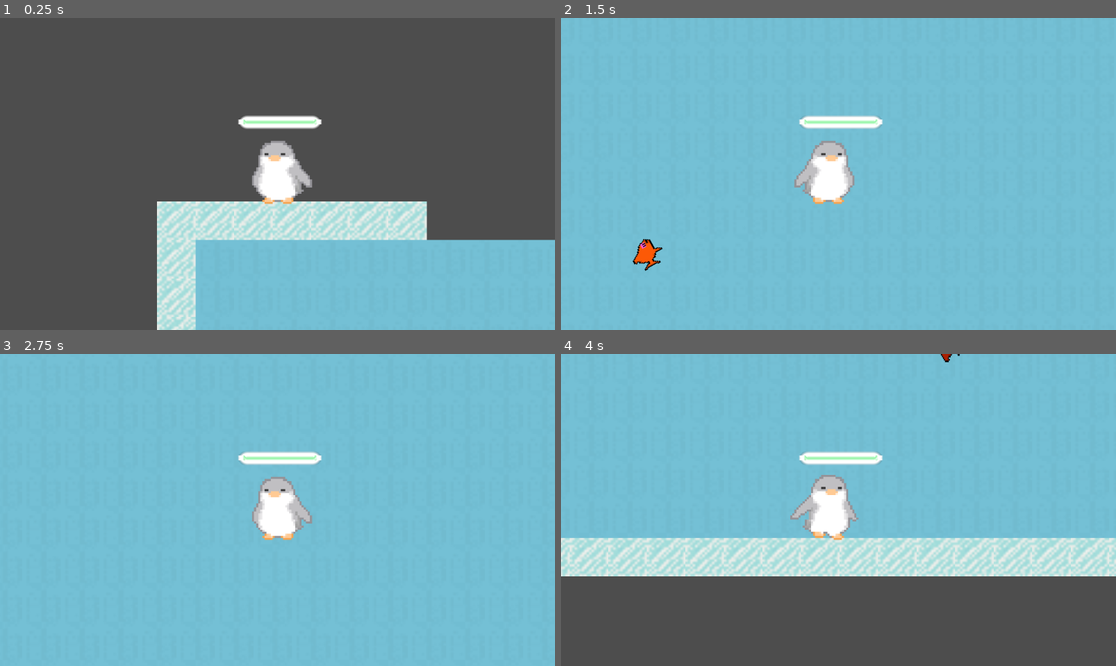
Above: before the commit, frames 1-4 (two rows, left to right).
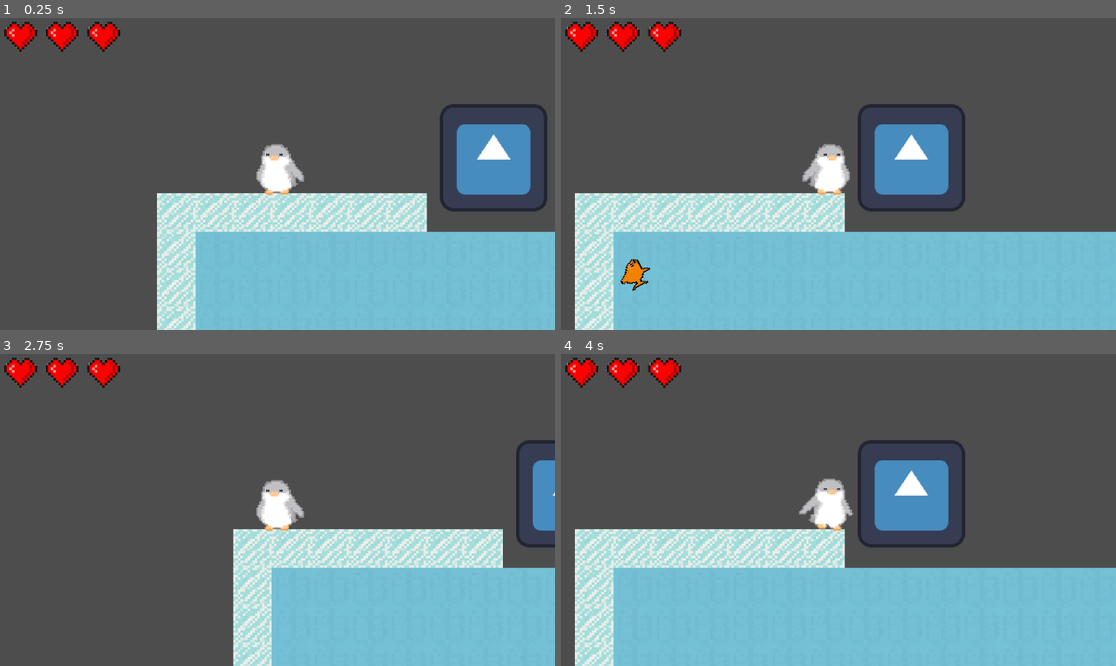
Above: after the commit, the same moments.

Repository: Jesuscanwalk/Under-da-sea
Game: Godot game, scene res://test.tscn
The game is run twice, just before and just after one commit, with the same random seed, the same clock (stepped at 60 frames per second) and the same inputs. After the commit the project has no main scene; this scene is started directly in both runs. The engine's default icon, where the game draws it, is replaced by a stand-in: a white triangle on a blue panel in a dark square.
Inputs:
- Up to frame 1 (0.25 s): no input
- Up to frame 2 (1.5 s): tap Enter at 0.5 s; hold D (right) from 0.53 s (still down); tap Space (jump, bound only after the commit) at 0.6, 0.77, 1.07, 1.35 s
- Up to frame 3 (2.75 s): tap Space (jump, bound only after the commit) at 1.52, 1.82, 2.1 s; release D (right) at 2.03 s; hold A (left) from 2.03 s (still down)
- Up to frame 4 (4 s): release A (left) at 2.78 s; hold D (right) from 2.78 s (still down); tap Space (jump, bound only after the commit) at 2.85, 3.02, 3.32, 3.6, 3.77 s

The runs differ from the first frame. In frame 1, 13% of the frame differs, in the area x 0-100%, y 1-100%; in frame 2, 71%; in frame 3, 83%; in frame 4, 97%, in the area x 0-100%, y 0-100%.

Commit message:
Reapply "Merge branch 'main' into forcing-fish-inside-the-area"
This reverts commit ee9a63ac77b17ae5bcd333a1e68669e27a46b999.

Diff:
--- /dev/null
+++ b/under-da-sea/bars/HeartGUI.tscn
@@ -0,0 +1,20 @@
+[gd_scene load_steps=3 format=3 uid="uid://lyhl4vbwu6xy"]
+
+[ext_resource type="Script" path="res://bars/heart_gui.gd" id="1_8mitw"]
+[ext_resource type="Texture2D" uid="uid://sbsxey8j7jg5" path="res://hearts.png" id="2_ivb7y"]
+
+[node name="HeartGUI" type="Panel"]
+self_modulate = Color(1, 1, 1, 0)
+custom_minimum_size = Vector2(16, 13)
+offset_right = 85.0
+offset_bottom = 77.0
+pivot_offset = Vector2(9, 16)
+script = ExtResource("1_8mitw")
+
+[node name="Sprite2D" type="Sprite2D" parent="."]
+position = Vector2(14.0625, 8.0625)
+scale = Vector2(1.19531, 1.19531)
+texture = ExtResource("2_ivb7y")
+centered = false
+offset = Vector2(-8, -8)
+hframes = 2
--- /dev/null
+++ b/under-da-sea/bars/heart_gui.gd
@@ -0,0 +1,7 @@
+extends Panel
+
+@onready var sprite = $Sprite2D
+
+func update(whole: bool):
+	if whole: sprite.frame = 0
+	else: sprite.frame = 1
--- /dev/null
+++ b/under-da-sea/bars/hearts_container.gd
@@ -0,0 +1,15 @@
+extends HBoxContainer
+
+@onready var HeartGUIClass = preload("res://bars/HeartGUI.tscn")
+
+func setMaxHearts(max: int):
+	for i in range(max):
+		var heart = HeartGUIClass.instantiate()
+		add_child(heart)
+
+func updateHearts(current_health: int):
+	var hearts = get_children()
+	for i in range(current_health):
+		hearts[i].update(true)
+	for i in range(current_health, hearts.size()):
+		hearts[i].update(false)
--- /dev/null
+++ b/under-da-sea/bars/hearts_container.tscn
@@ -0,0 +1,7 @@
+[gd_scene load_steps=2 format=3 uid="uid://c8fnv6um65h85"]
+
+[ext_resource type="Script" path="res://bars/hearts_container.gd" id="1_2tgod"]
+
+[node name="HeartsContainer" type="HBoxContainer"]
+theme_override_constants/separation = 70
+script = ExtResource("1_2tgod")
--- a/under-da-sea/mob/mob.gd
+++ b/under-da-sea/mob/mob.gd
@@ -22,7 +22,7 @@
 	)
 	hitbox.body_entered.connect(func (body: Node) -> void:
 		if body is Player:
-			body.health -= damage
+			body.current_health -= damage
 			damage_timer.start()
 			)
 	hitbox.body_exited.connect(func (body: Node) -> void:
@@ -30,7 +30,7 @@
 			damage_timer.stop()
 			)
 	damage_timer.timeout.connect(func () -> void:
-		_player.health -= damage
+		_player.current_health -= damage
 		)
 
 func _physics_process(delta: float) -> void:
--- a/under-da-sea/mob/mob.tscn
+++ b/under-da-sea/mob/mob.tscn
@@ -4,23 +4,27 @@
 [ext_resource type="Script" path="res://mob/mob.gd" id="1_lqw1b"]
 
 [sub_resource type="RectangleShape2D" id="RectangleShape2D_ykmop"]
-size = Vector2(127, 125)
+size = Vector2(43, 41.5)
 
 [sub_resource type="CircleShape2D" id="CircleShape2D_fatr0"]
-radius = 226.797
+radius = 75.2396
 
 [sub_resource type="RectangleShape2D" id="RectangleShape2D_eagxg"]
-size = Vector2(140, 132)
+size = Vector2(42.5, 40)
 
 [node name="Mob" type="CharacterBody2D"]
+collision_layer = 4
+collision_mask = 4
 motion_mode = 1
 script = ExtResource("1_lqw1b")
 
 [node name="Sprite2D" type="Sprite2D" parent="."]
+position = Vector2(-6.25, -21.75)
+scale = Vector2(0.347656, 0.347656)
 texture = ExtResource("1_0glb4")
 
 [node name="CollisionShape2D2" type="CollisionShape2D" parent="."]
-position = Vector2(0.5, -0.5)
+position = Vector2(-7, -25)
 shape = SubResource("RectangleShape2D_ykmop")
 debug_color = Color(0.73755, 0.40624, 0.61582, 0.42)
 
@@ -28,12 +32,13 @@
 unique_name_in_owner = true
 
 [node name="CollisionShape2D" type="CollisionShape2D" parent="DetectionArea"]
+position = Vector2(-4, -22)
 shape = SubResource("CircleShape2D_fatr0")
 
 [node name="Hitbox" type="Area2D" parent="."]
 
 [node name="CollisionShape2D" type="CollisionShape2D" parent="Hitbox"]
-position = Vector2(-2, 0)
+position = Vector2(-5, -25)
 shape = SubResource("RectangleShape2D_eagxg")
 debug_color = Color(0.808213, 0.33409, 0.630594, 0.42)
 
--- a/under-da-sea/player/player.gd
+++ b/under-da-sea/player/player.gd
@@ -1,23 +1,38 @@
 class_name Player extends CharacterBody2D
 
-@onready var health_bar: ProgressBar = $Control/HealthBar
+signal health_changed
+
 @onready var collision_shape_2d: CollisionShape2D = $CollisionShape2D
-@export var max_health := 5
 @onready var animated_sprite: AnimatedSprite2D = $AnimationPlayer
 
-const SPEED = 130.0
-const JUMP_VELOCITY = -300.0
+@export var SPEED : float = 130.0
+@export var JUMP_VELOCITY : float = -250
+@export var SWIM_GRAVITY : float = 0.25
+@export var SWIM_VELOCITY : float = 80
+@export var SWIM_JUMP : float = -200
 
-var health := max_health: set = set_health
+@export var max_health = 3
+@onready var current_health: int = max_health
+
 var gravity = ProjectSettings.get_setting("physics/2d/default_gravity")
+var is_in_water : bool = false
 
 func _ready() -> void:
-	health_bar.max_value = max_health
-	health_bar.value = health
+	pass
 
 func _physics_process(delta):
 	if not is_on_floor():
-		velocity.y += gravity * delta
+		if(!is_in_water):
+			velocity.y += gravity * delta
+			animated_sprite.play("jump")
+		else:
+			velocity.y = clampf(velocity.y + (gravity * delta * SWIM_GRAVITY), -10000, SWIM_VELOCITY)
+			animated_sprite.play("swim")
+	if Input.is_action_just_pressed("up"):
+		if is_on_floor():
+			velocity.y = JUMP_VELOCITY
+		if is_in_water == true:
+			velocity.y += SWIM_JUMP
 	var direction = Input.get_axis("left", "right")
 	if direction > 0:
 		animated_sprite.flip_h = true
@@ -33,15 +48,25 @@
 	else:
 		velocity.x = move_toward(velocity.x, 0, SPEED)
 	move_and_slide()
-
-func set_health(new_health: int) -> void:
-	var previous_health := health
-	health = clampi(new_health, 0, max_health)
-	health_bar.value = health
-	if health == 0:
-		die()
+	handle_collision()
 
 func die() -> void:
 	queue_free()
 	collision_shape_2d.set_deferred("disabled", true)
 	get_tree().change_scene_to_file("res://menus/end.tscn")
+
+func handle_collision():
+	for i in get_slide_collision_count():
+		var collision = get_slide_collision(i)
+		var collider = collision.get_collider()
+
+func _on_water_detection_water_state_changed(is_in_water):
+	self.is_in_water = is_in_water
+	print(is_in_water)
+
+func _on_hurt_box_area_entered(area: Area2D) -> void:
+	if area.name == "HitBox":
+		current_health -= 1
+	if current_health == 0:
+			die()
+	health_changed.emit(current_health)
--- a/under-da-sea/player/player.tscn
+++ b/under-da-sea/player/player.tscn
@@ -1,33 +1,72 @@
-[gd_scene load_steps=11 format=3 uid="uid://cx3yaof1y7gcr"]
+[gd_scene load_steps=19 format=3 uid="uid://cx3yaof1y7gcr"]
 
 [ext_resource type="Script" path="res://player/player.gd" id="1_qf20f"]
-[ext_resource type="Texture2D" uid="uid://b7jcsu20axnbj" path="res://player/side-Sheet.png" id="2_d0c36"]
+[ext_resource type="Texture2D" uid="uid://3u4vxkk1jq2c" path="res://player/sprite2-Sheet.png" id="2_wsiwp"]
+[ext_resource type="PackedScene" uid="uid://chey3nfyptsk6" path="res://water/water_detection.tscn" id="3_101xf"]
 
-[sub_resource type="AtlasTexture" id="AtlasTexture_xb4lp"]
-atlas = ExtResource("2_d0c36")
-region = Rect2(0, 0, 640, 640)
+[sub_resource type="AtlasTexture" id="AtlasTexture_ab4fl"]
+atlas = ExtResource("2_wsiwp")
+region = Rect2(4608, 0, 512, 512)
 
-[sub_resource type="AtlasTexture" id="AtlasTexture_ad4h7"]
-atlas = ExtResource("2_d0c36")
-region = Rect2(0, 0, 640, 640)
+[sub_resource type="AtlasTexture" id="AtlasTexture_qrc6p"]
+atlas = ExtResource("2_wsiwp")
+region = Rect2(5120, 0, 512, 512)
 
-[sub_resource type="AtlasTexture" id="AtlasTexture_k7b88"]
-atlas = ExtResource("2_d0c36")
-region = Rect2(640, 0, 640, 640)
+[sub_resource type="AtlasTexture" id="AtlasTexture_sce4f"]
+atlas = ExtResource("2_wsiwp")
+region = Rect2(5632, 0, 512, 512)
 
-[sub_resource type="AtlasTexture" id="AtlasTexture_42axi"]
-atlas = ExtResource("2_d0c36")
-region = Rect2(1280, 0, 640, 640)
+[sub_resource type="AtlasTexture" id="AtlasTexture_wbqli"]
+atlas = ExtResource("2_wsiwp")
+region = Rect2(0, 0, 512, 512)
 
-[sub_resource type="AtlasTexture" id="AtlasTexture_0keg2"]
-atlas = ExtResource("2_d0c36")
-region = Rect2(1920, 0, 640, 640)
+[sub_resource type="AtlasTexture" id="AtlasTexture_173tc"]
+atlas = ExtResource("2_wsiwp")
+region = Rect2(0, 0, 512, 512)
+
+[sub_resource type="AtlasTexture" id="AtlasTexture_hfu20"]
+atlas = ExtResource("2_wsiwp")
+region = Rect2(512, 0, 512, 512)
+
+[sub_resource type="AtlasTexture" id="AtlasTexture_0q6oy"]
+atlas = ExtResource("2_wsiwp")
+region = Rect2(1024, 0, 512, 512)
+
+[sub_resource type="AtlasTexture" id="AtlasTexture_svxwt"]
+atlas = ExtResource("2_wsiwp")
+region = Rect2(1536, 0, 512, 512)
+
+[sub_resource type="AtlasTexture" id="AtlasTexture_8qmra"]
+atlas = ExtResource("2_wsiwp")
+region = Rect2(2048, 0, 512, 512)
+
+[sub_resource type="AtlasTexture" id="AtlasTexture_cbicw"]
+atlas = ExtResource("2_wsiwp")
+region = Rect2(2560, 0, 512, 512)
+
+[sub_resource type="AtlasTexture" id="AtlasTexture_0sw5a"]
+atlas = ExtResource("2_wsiwp")
+region = Rect2(3072, 0, 512, 512)
+
+[sub_resource type="AtlasTexture" id="AtlasTexture_s0xw4"]
+atlas = ExtResource("2_wsiwp")
+region = Rect2(3584, 0, 512, 512)
+
+[sub_resource type="AtlasTexture" id="AtlasTexture_5g4wn"]
+atlas = ExtResource("2_wsiwp")
+region = Rect2(4096, 0, 512, 512)
 
 [sub_resource type="SpriteFrames" id="SpriteFrames_atc6j"]
 animations = [{
 "frames": [{
 "duration": 1.0,
-"texture": SubResource("AtlasTexture_xb4lp")
+"texture": SubResource("AtlasTexture_ab4fl")
+}, {
+"duration": 1.0,
+"texture": SubResource("AtlasTexture_qrc6p")
+}, {
+"duration": 1e+06,
+"texture": SubResource("AtlasTexture_sce4f")
 }],
 "loop": true,
 "name": &"idle",
@@ -35,36 +74,52 @@
 }, {
 "frames": [{
 "duration": 1.0,
-"texture": SubResource("AtlasTexture_ad4h7")
+"texture": SubResource("AtlasTexture_wbqli")
+}],
+"loop": true,
+"name": &"jump",
+"speed": 5.0
+}, {
+"frames": [{
+"duration": 1.0,
+"texture": SubResource("AtlasTexture_173tc")
 }, {
 "duration": 1.0,
-"texture": SubResource("AtlasTexture_k7b88")
+"texture": SubResource("AtlasTexture_hfu20")
 }, {
 "duration": 1.0,
-"texture": SubResource("AtlasTexture_42axi")
+"texture": SubResource("AtlasTexture_0q6oy")
 }, {
 "duration": 1.0,
-"texture": SubResource("AtlasTexture_0keg2")
+"texture": SubResource("AtlasTexture_svxwt")
 }],
 "loop": true,
 "name": &"run",
 "speed": 5.0
+}, {
+"frames": [{
+"duration": 1.0,
+"texture": SubResource("AtlasTexture_8qmra")
+}, {
+"duration": 1.0,
+"texture": SubResource("AtlasTexture_cbicw")
+}, {
+"duration": 1.0,
+"texture": SubResource("AtlasTexture_0sw5a")
+}, {
+"duration": 1.0,
+"texture": SubResource("AtlasTexture_s0xw4")
+}, {
+"duration": 1.0,
+"texture": SubResource("AtlasTexture_5g4wn")
+}],
+"loop": true,
+"name": &"swim",
+"speed": 5.0
 }]
 
 [sub_resource type="CircleShape2D" id="CircleShape2D_xuwma"]
-radius = 9.43398
-
-[sub_resource type="StyleBoxFlat" id="StyleBoxFlat_riqx2"]
-bg_color = Color(0.550956, 0.96135, 0.625933, 1)
-border_width_left = 2
-border_width_top = 2
-border_width_right = 2
-border_width_bottom = 2
-border_color = Color(1, 1, 1, 1)
-corner_radius_top_left = 10
-corner_radius_top_right = 10
-corner_radius_bottom_right = 10
-corner_radius_bottom_left = 10
+radius = 8.0
 
 [node name="Player" type="CharacterBody2D"]
 position = Vector2(0, 3)
@@ -74,27 +129,20 @@
 position = Vector2(-2, -7)
 scale = Vector2(0.0859375, 0.084375)
 sprite_frames = SubResource("SpriteFrames_atc6j")
-animation = &"idle"
+animation = &"swim"
+frame_progress = 0.239406
 
 [node name="CollisionShape2D" type="CollisionShape2D" parent="."]
-position = Vector2(1, 2)
 shape = SubResource("CircleShape2D_xuwma")
 
-[node name="Control" type="Control" parent="."]
-layout_mode = 3
-anchors_preset = 0
-offset_top = -3.0
-offset_right = 40.0
-offset_bottom = 37.0
+[node name="WaterDetection" parent="." instance=ExtResource("3_101xf")]
+position = Vector2(-1, -2)
 
-[node name="HealthBar" type="ProgressBar" parent="Control"]
-layout_mode = 0
-offset_left = -16.0
-offset_top = -21.0
-offset_right = 18.0
-offset_bottom = -16.0
-pivot_offset = Vector2(48, -11)
-theme_override_styles/fill = SubResource("StyleBoxFlat_riqx2")
-max_value = 3.0
-value = 3.0
-show_percentage = false
+[node name="HurtBox" type="Area2D" parent="."]
+collision_mask = 5
+
+[node name="CollisionShape2D" type="CollisionShape2D" parent="HurtBox"]
+shape = SubResource("CircleShape2D_xuwma")
+
+[connection signal="water_state_changed" from="WaterDetection" to="." method="_on_water_detection_water_state_changed"]
+[connection signal="area_entered" from="HurtBox" to="." method="_on_hurt_box_area_entered"]
--- a/under-da-sea/project.godot
+++ b/under-da-sea/project.godot
@@ -11,7 +11,6 @@
 [application]
 
 config/name="under da sea"
-run/main_scene="res://test.tscn"
 config/features=PackedStringArray("4.3", "Forward Plus")
 config/icon="res://icon.svg"
 
@@ -42,9 +41,16 @@
 "events": [Object(InputEventKey,"resource_local_to_scene":false,"resource_name":"","device":-1,"window_id":0,"alt_press …(195 unchanged characters)…
 ]
 }
+jump={
+"deadzone": 0.5,
+"events": [Object(InputEventKey,"resource_local_to_scene":false,"resource_name":"","device":-1,"window_id":0,"alt_pressed":false,"shift_pressed":false,"ctrl_pressed":false,"meta_pressed":false,"pressed":false,"keycode":0,"physical_keycode":32,"key_label":0,"unicode":32,"location":0,"echo":false,"script":null)
+]
+}
 
 [layer_names]
 
-2d_physics/layer_1="World"
-2d_physics/layer_2="Player"
-2d_physics/layer_3="Fish"
+2d_physics/layer_2="water"
+
+[rendering]
+
+textures/canvas_textures/default_texture_filter=3
--- a/under-da-sea/test.gd
+++ b/under-da-sea/test.gd
@@ -1,4 +1,7 @@
 extends Node2D
+
+@onready var HeartsContainer = $CanvasLayer/HeartsContainer
+@onready var player = $Player
 
 @export var num := 100
 @export var min := 80
@@ -32,6 +35,10 @@
 		#object.global_position = get_spawn_point_global(SpawnCollisionShape)
 		#add_child(object)
 	pass
+
+	HeartsContainer.setMaxHearts(player.max_health)
+	HeartsContainer.updateHearts(player.current_health)
+	player.health_changed.connect(HeartsContainer.updateHearts)
 
 func spawnFish():
 	var fish : Area2D = preload("res://Fish/fish.tscn").instantiate()
--- a/under-da-sea/test.tscn
+++ b/under-da-sea/test.tscn
@@ -3,8 +3,10 @@
 [ext_resource type="PackedScene" uid="uid://cx3yaof1y7gcr" path="res://player/player.tscn" id="1_pjuui"]
 [ext_resource type="Script" path="res://test.gd" id="1_rt6y5"]
 [ext_resource type="PackedScene" uid="uid://1f3hioeimvb6" path="res://menus/pause menu.tscn" id="3_2encr"]
-[ext_resource type="Texture2D" uid="uid://b7b25hc2d8itu" path="res://Lands2.png" id="3_8w17r"]
+[ext_resource type="Texture2D" uid="uid://b7b25hc2d8itu" path="res://map/Lands2.png" id="3_8w17r"]
 [ext_resource type="PackedScene" uid="uid://cnv6j7ubi85lw" path="res://Fish/fish.tscn" id="4_piqol"]
+[ext_resource type="PackedScene" uid="uid://c8fnv6um65h85" path="res://bars/hearts_container.tscn" id="6_ascy7"]
+[ext_resource type="PackedScene" uid="uid://rnuiv84gehib" path="res://mob/mob.tscn" id="7_bkfj6"]
 
 [sub_resource type="PhysicsMaterial" id="PhysicsMaterial_nvpt5"]
 
@@ -52,6 +54,8 @@
 [node name="PauseMenu" parent="CanvasLayer" instance=ExtResource("3_2encr")]
 visible = false
 
+[node name="HeartsContainer" parent="CanvasLayer" instance=ExtResource("6_ascy7")]
+
 [node name="Timer" type="Timer" parent="."]
 autostart = true
 
@@ -69,5 +73,8 @@
 position = Vector2(-4, 0)
 shape = SubResource("RectangleShape2D_8w2t7")
 
+[node name="Mob" parent="." instance=ExtResource("7_bkfj6")]
+position = Vector2(274, 341)
+
 [connection signal="timeout" from="Timer" to="." method="_on_timer_timeout"]
 [connection signal="area_exited" from="fishfolder/Area2D" to="." method="_on_area_2d_area_exited"]
--- /dev/null
+++ b/under-da-sea/water/water_detection.gd
@@ -0,0 +1,19 @@
+extends Area2D
+
+signal water_state_changed(is_in_water : bool)
+
+var is_in_water : bool = false;
+
+func _on_body_entered(body):
+	if(is_in_water == false):
+		var overlapping_bodies = get_overlapping_bodies()
+
+		if(overlapping_bodies.size() >= 1):
+			is_in_water = true
+			emit_signal("water_state_changed", is_in_water)
+
+func _on_body_exited(body):
+	var overlapping_bodies = get_overlapping_bodies()
+	if(overlapping_bodies.size() == 0):
+		is_in_water = false
+		emit_signal("water_state_changed", is_in_water)
--- /dev/null
+++ b/under-da-sea/water/water_detection.tscn
@@ -0,0 +1,18 @@
+[gd_scene load_steps=3 format=3 uid="uid://chey3nfyptsk6"]
+
+[ext_resource type="Script" path="res://water/water_detection.gd" id="1_i33g1"]
+
+[sub_resource type="CircleShape2D" id="CircleShape2D_xuwma"]
+radius = 7.0
+
+[node name="WaterDetection" type="Area2D"]
+collision_layer = 0
+collision_mask = 2
+script = ExtResource("1_i33g1")
+
+[node name="CollisionShape2D" type="CollisionShape2D" parent="."]
+position = Vector2(1, 2)
+shape = SubResource("CircleShape2D_xuwma")
+
+[connection signal="body_entered" from="." to="." method="_on_body_entered"]
+[connection signal="body_exited" from="." to="." method="_on_body_exited"]
Binary file added: under-da-sea/Background2 (1).aseprite
Binary file added: under-da-sea/Background2 (1).png
Not shown, added: under-da-sea/Background2 (1).png.import
Binary file added: under-da-sea/Hearts Full & Not (1).aseprite
Binary file added: under-da-sea/Hearts Full & Not (1).png
Not shown, added: under-da-sea/Hearts Full & Not (1).png.import
Binary file added: under-da-sea/Hearts Full & Not-Sheet.aseprite
Binary file added: under-da-sea/Igloo.aseprite
Binary file added: under-da-sea/Igloo.png
Not shown, added: under-da-sea/Igloo.png.import
Binary file added: under-da-sea/bars/bluer.png
Not shown, added: under-da-sea/bars/bluer.png.import
(and 16 more such lines)
